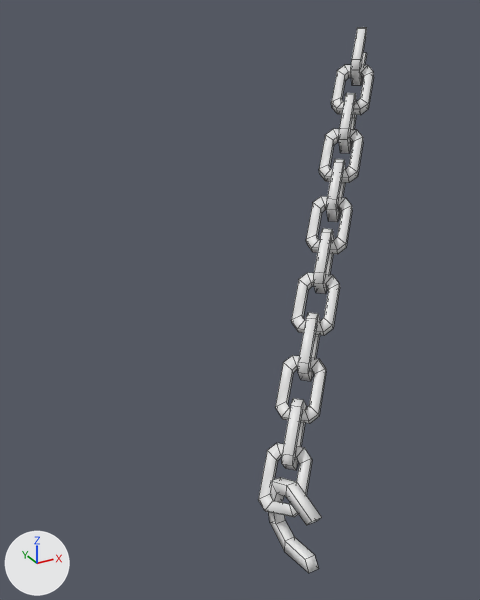
What one commit did to the FBX model Assets/3D Assets/Characters/BOSS_Cadena_Trasera_L.fbx.
The view is the same before and after, from a camera (50 mm lens) standing at (-0.522, -0.862, 2.524) and looking at (0.434, 0.876, 1.655). Arrows for +X, +Y and +Z are at lower left; the lights stay in place. Mesh edges are drawn as thin lines.

In view in the first picture: 'Boss_Cadena_trasera_L'.
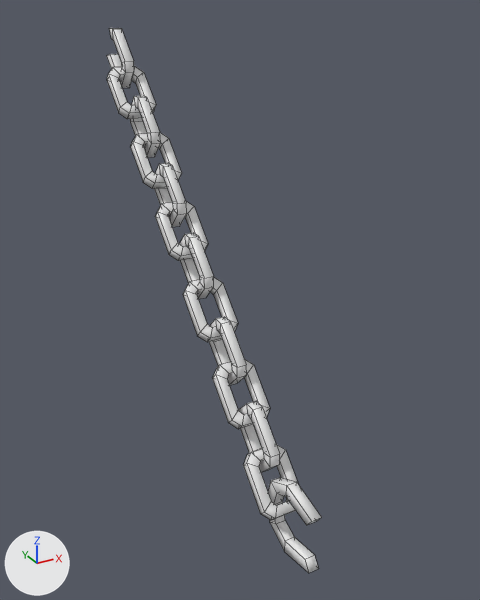
Boxes (x1, y1, x2, y2) around the edits, measured in the pictures (480 x 600 px; the box of a moved part takes in the faces that stretch with it):
'Boss_Cadena_trasera_L', reshaped (85% wider): before (258, 27, 374, 573); after (106, 28, 322, 573)
part 1 of me_cube_023, moved or reshaped: before (313, 228, 334, 294); after (180, 233, 214, 299)
part 2 of me_cube_023, moved or reshaped: before (291, 273, 340, 335); after (183, 278, 238, 342)
part 3 of me_cube_023, moved or reshaped: before (298, 312, 320, 381); after (209, 317, 247, 386)
part 4 of me_cube_023, moved or reshaped: before (275, 355, 326, 424); after (212, 360, 270, 429)
part 5 of me_cube_023, moved or reshaped: before (282, 398, 307, 470); after (238, 401, 280, 472)
part 6 of me_cube_023, moved or reshaped: before (258, 443, 312, 517); after (243, 444, 299, 520)
part 7 of me_cube_023, moved or reshaped: before (351, 27, 367, 85); after (106, 28, 134, 88)
part 8 of me_cube_023, moved or reshaped: before (331, 65, 374, 115); after (107, 67, 156, 119)
part 9 of me_cube_023, moved or reshaped: before (339, 93, 356, 153); after (130, 96, 161, 158)
part 10 of me_cube_023, moved or reshaped: before (319, 129, 363, 183); after (131, 133, 182, 189)
part 11 of me_cube_023, moved or reshaped: before (326, 159, 345, 222); after (154, 163, 187, 227)
part 12 of me_cube_023, moved or reshaped: before (306, 196, 352, 254); after (155, 201, 208, 261)

Edits to the bpy script that builds the scene:
```text
Change me_cube_023:
    where me_cube_023.from_pydata(...)  # 408 vertices, 404 faces; spans x 0.212..1.101, y 0.177..1.168, z 1.172..2.463
    used by ob_boss_cadena_trasera_l; location = (0.0, 0.0, 0.0)
    me_cube_023 part 1: the loose piece of 32 vertices spanning x 0.556..0.707, y 0.623..0.775, z 1.72..1.905 is turned 45 degrees about the z axis through its middle, then moved by (-0.366, 0.15, 0.0)
    me_cube_023 part 2: the loose piece of 32 vertices spanning x 0.472..0.641, y 0.544..0.713, z 1.637..1.788 is turned 45 degrees about the z axis through its middle, then moved by (-0.294, 0.118, 0.0)
    me_cube_023 part 3: the loose piece of 32 vertices spanning x 0.416..0.568, y 0.483..0.635, z 1.523..1.707 is turned 45 degrees about the z axis through its middle, then moved by (-0.226, 0.092, 0.0)
    me_cube_023 part 4: the loose piece of 32 vertices spanning x 0.34..0.508, y 0.411..0.58, z 1.45..1.601 is turned 45 degrees about the z axis through its middle, then moved by (-0.161, 0.063, 0.0)
    me_cube_023 part 5: the loose piece of 32 vertices spanning x 0.287..0.438, y 0.354..0.505, z 1.34..1.524 is turned 45 degrees about the z axis through its middle, then moved by (-0.097, 0.039, 0.0)
    me_cube_023 part 6: the loose piece of 32 vertices spanning x 0.212..0.38, y 0.283..0.452, z 1.269..1.419 is turned 45 degrees about the z axis through its middle, then moved by (-0.033, 0.01, 0.0)
    me_cube_023 part 7: the loose piece of 28 vertices spanning x 0.95..1.101, y 1.017..1.168, z 2.278..2.463 is turned 45 degrees about the z axis through its middle, then moved by (-0.76, 0.313, 0.0)
    me_cube_023 part 8: the loose piece of 32 vertices spanning x 0.867..1.035, y 0.938..1.107, z 2.195..2.346 is turned 45 degrees about the z axis through its middle, then moved by (-0.688, 0.281, 0.0)
    me_cube_023 part 9: the loose piece of 32 vertices spanning x 0.811..0.962, y 0.878..1.029, z 2.081..2.265 is turned 45 degrees about the z axis through its middle, then moved by (-0.621, 0.256, 0.0)
    me_cube_023 part 10: the loose piece of 32 vertices spanning x 0.734..0.903, y 0.806..0.975, z 2.008..2.158 is turned 45 degrees about the z axis through its middle, then moved by (-0.556, 0.226, 0.0)
    me_cube_023 part 11: the loose piece of 32 vertices spanning x 0.681..0.833, y 0.748..0.9, z 1.898..2.082 is turned 45 degrees about the z axis through its middle, then moved by (-0.491, 0.202, 0.0)
    me_cube_023 part 12: the loose piece of 32 vertices spanning x 0.606..0.775, y 0.678..0.847, z 1.827..1.977 is turned 45 degrees about the z axis through its middle, then moved by (-0.428, 0.173, 0.0)
```
